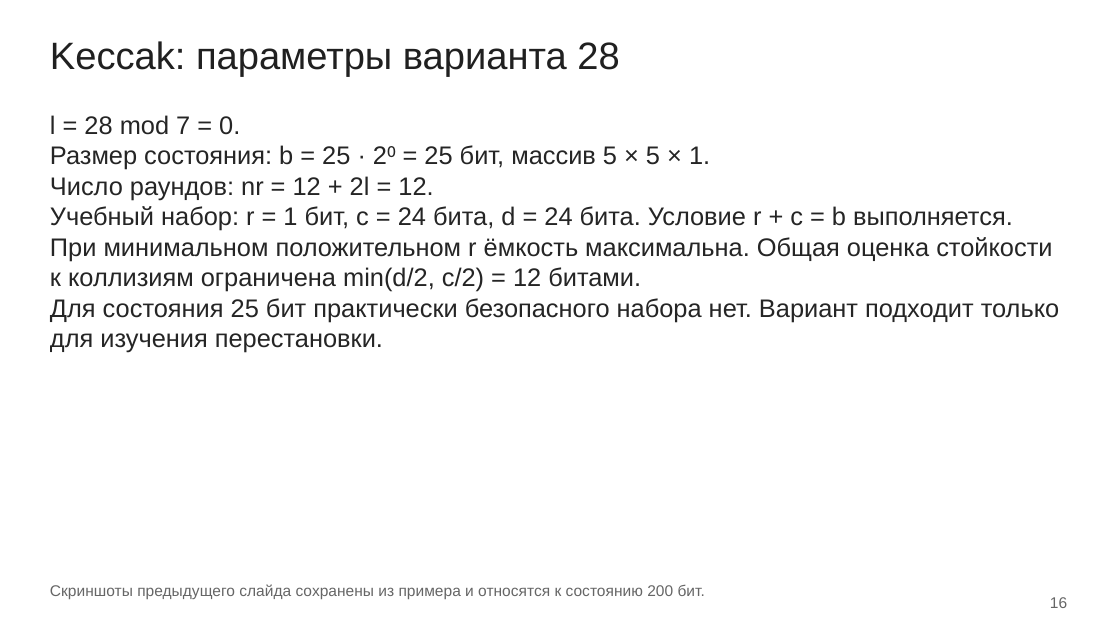
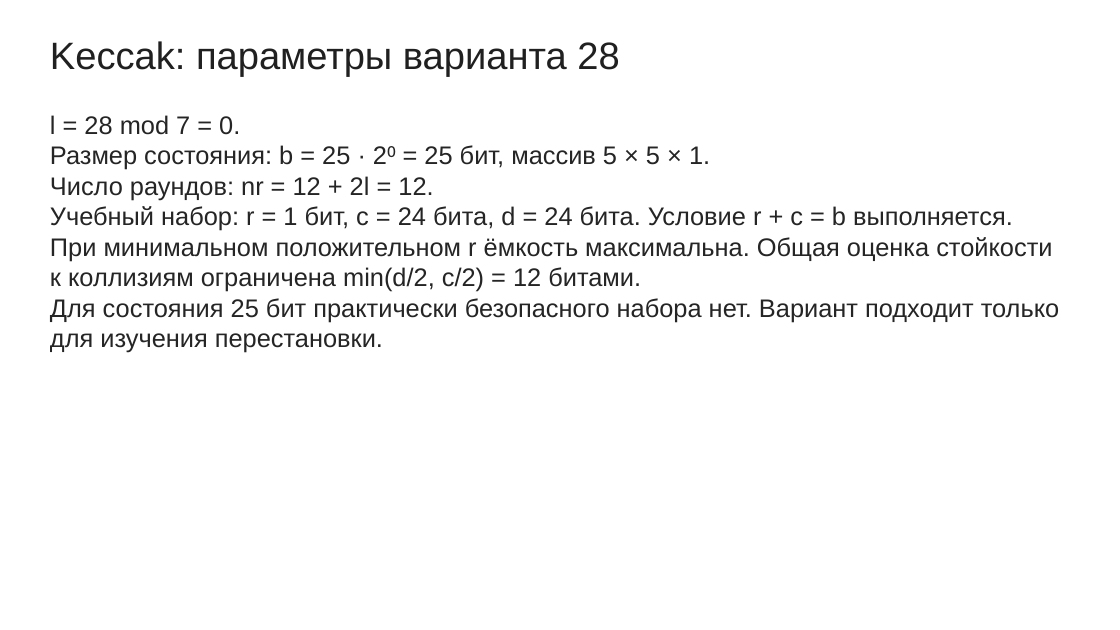
Before and after one commit to mikhailshceglov/sem7, a slide deck: slide 24 of crypto/lab4/Щеглов_3381_ЛР4.odp. Drawn at 1120x630 pixels with LibreOffice and Linux fonts; fonts in the diff are those of the drawing. Boxes give left, top, right and bottom in pixels: in the first picture for what was removed or moved away, otherwise in the second. Text is boxed around its words. In the diff, an @@ line names an element or a change of style, - is before the commit and + after.

```diff
--- a/crypto/lab4/Щеглов_3381_ЛР4.odp
+++ b/crypto/lab4/Щеглов_3381_ЛР4.odp
@@ text removed at (x1=50, y1=584, x2=705, y2=599) @@
-Скриншоты предыдущего слайда сохранены из примера и относятся к состоянию 200 бит.
@@ text removed at (x1=1050, y1=597, x2=1067, y2=608) @@
-16
```
Also in this commit, not shown: 20 other slides changed, 3 slides added, 2 slides removed, 6 other files.
